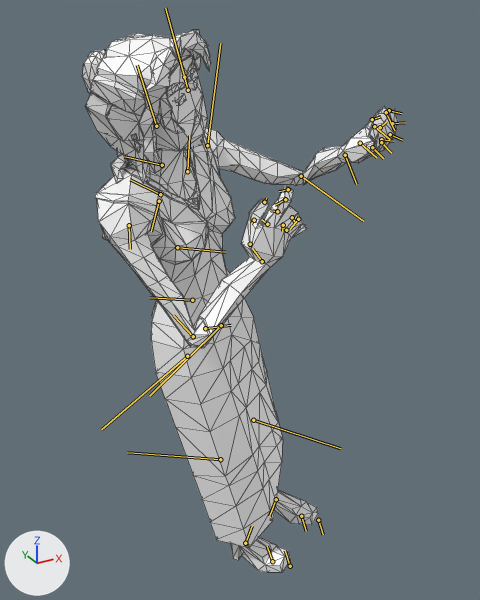
An edit to the FBX model assets/resources/res3d/fbx/player/Kingsman.fbx, drawn before and after from the same camera.
One viewpoint serves both versions: a camera (50 mm lens) standing at (-0.897, -1.794, 1.779) and looking at (-0.019, -0.197, 0.98). Arrows for +X, +Y and +Z are at lower left; the lights stay in place. Both versions are drawn at frame 6 of the action 'shoot'; the numbers are the values there. The bones that bend it are drawn over the model as lines. Mesh edges are drawn as thin lines.

Names of what the first picture shows: 'Chr_Female_Spy'.
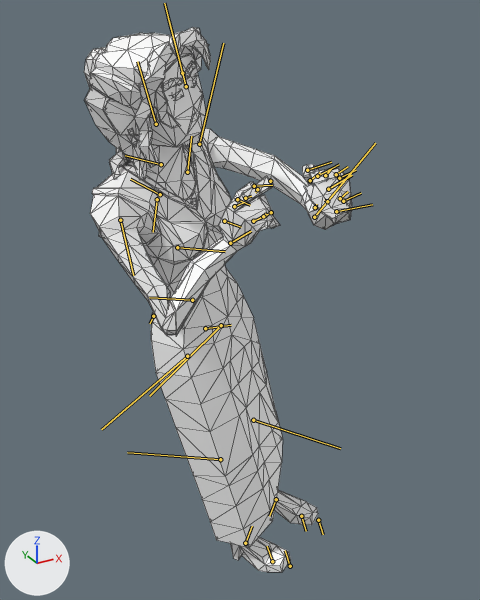
Location of each change, (x1, y1, x2, y2) in pixels of the pictures (480 x 600 px):
'Chr_Female_Spy', posed (15% narrower): before (82, 30, 398, 572); after (84, 27, 352, 572)
bone 'Spine_02', root to tip: before (177, 247) to (225, 252); after (177, 247) to (225, 251)
bone 'Clavicle_L', root to tip: before (187, 171) to (189, 135); after (187, 172) to (191, 136)
bone 'Shoulder_L', root to tip: before (207, 145) to (220, 43); after (199, 144) to (223, 43)
bone 'Elbow_L', root to tip: before (301, 176) to (363, 221); after (314, 217) to (375, 143)
bone 'Hand_L', root to tip: before (345, 155) to (356, 184); after (336, 211) to (372, 204)
bone 'Clavicle_R', root to tip: before (159, 201) to (151, 231); after (157, 199) to (153, 232)
bone 'Shoulder_R', root to tip: before (129, 225) to (130, 249); after (120, 220) to (133, 275)
bone 'Elbow_R', root to tip: before (193, 336) to (173, 315); after (153, 316) to (150, 323)
bone 'Hand_R', root to tip: before (262, 261) to (252, 248); after (230, 243) to (251, 231)
bone 'Head', root to tip: before (156, 126) to (137, 65); after (156, 124) to (137, 61)

What the commit changed:
Bone 'Spine_02' (bone_spine_02) turns from (0, 7, 15) to (-2, 6, 14) degrees about its own x, y and z.
Bone 'Spine_03' (bone_spine_03) turns from (3, -7, -15) to (1, -6, -15) degrees about its own x, y and z.
Bone 'Clavicle_L' (bone_clavicle_l) turns from (3, -24, 2) to (6, -10, 4) degrees about its own x, y and z.
Bone 'Shoulder_L' (bone_shoulder_l) turns from (-49, -28, -21) to (-58, -56, -1) degrees about its own x, y and z.
Bone 'Elbow_L' (bone_elbow_l) moves from (0.0, 0.0, 0.0) to (2.1, -18.0, 13.4).
Bone 'Elbow_L' (bone_elbow_l) turns from (-10, -86, -105) to (41, -77, -72) degrees about its own x, y and z.
Bone 'Hand_L' (bone_hand_l) moves from (0.0, 0.0, 0.0) to (0.1, -0.1, -0.1).
Bone 'Hand_L' (bone_hand_l) turns from (-34, -24, 23) to (-45, -26, 18) degrees about its own x, y and z.
Bone 'Clavicle_R' (bone_clavicle_r) turns from (11, -25, 5) to (7, -17, 4) degrees about its own x, y and z.
Bone 'Shoulder_R' (bone_shoulder_r) turns from (-4, -44, -23) to (-6, -46, -7) degrees about its own x, y and z.
Bone 'Elbow_R' (bone_elbow_r) moves from (0.0, 0.0, 0.0) to (4.7, -1.8, 3.6).
Bone 'Hand_R' (bone_hand_r) turns from (-14, -31, 18) to (5, -19, 56) degrees about its own x, y and z.
Bone 'Head' (bone_head) turns from (-2, 4, 0) to (-2, 4, -1) degrees about its own x, y and z.
